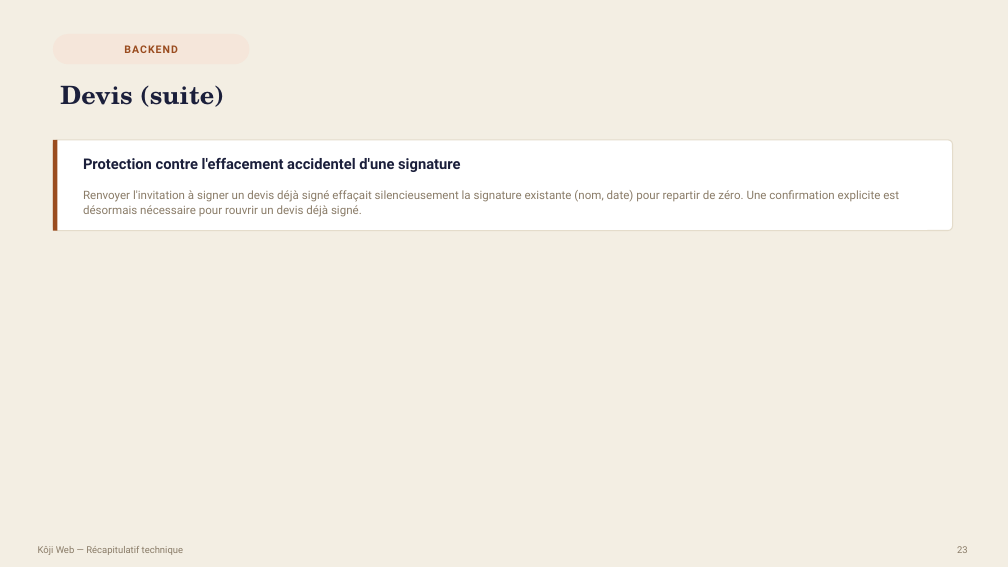
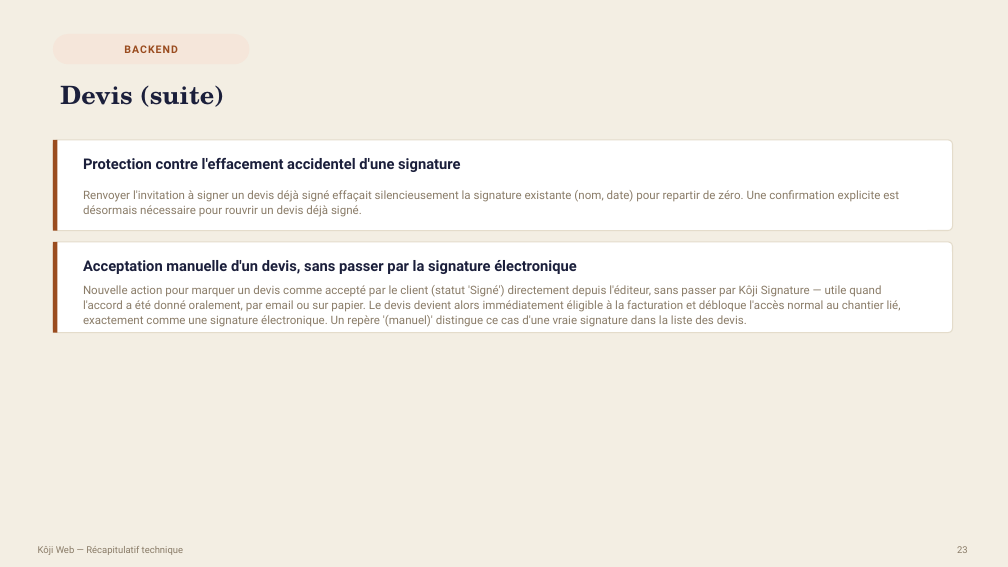
Before and after one commit to bouhouchimira-prog/web-app-Koji, a slide deck: slide 23 of docs/manager-recap/Recap-Koji-Manager.pptx. Drawn at 1008x567 pixels with LibreOffice and Linux fonts; fonts in the diff are those of the drawing. Boxes give left, top, right and bottom in pixels: in the first picture for what was removed or moved away, otherwise in the second. Text is boxed around its words. In the diff, an @@ line names an element or a change of style, - is before the commit and + after.

```diff
--- a/docs/manager-recap/Recap-Koji-Manager.pptx
+++ b/docs/manager-recap/Recap-Koji-Manager.pptx
@@ rounded rectangle added at [53,242,953,333], fill #FFFFFF, outline #E4DCCB 1 pt @@
@@ rectangle added at [53,242,57,333], fill #9A4C1F @@
@@ text added at [83,260,577,274], 14 pt, text #1B1F3B, bold @@
+Acceptation manuelle d'un devis, sans passer par la signature électronique
@@ text added at [83,285,901,327], 11 pt, text #8A7C68 @@
+Nouvelle action pour marquer un devis comme accepté par le client (statut 'Signé') directement depuis l'éditeur, sans passer par Kôji Signature — utile quand l'accord a été donné oralement, par email ou sur papier. Le devis devient alors immédiatement éligible à la facturation et débloque l'accès normal au chantier lié, exactement comme une signature électronique. Un repère '(manuel)' distingue ce cas d'une vraie signature dans la liste des devis.
```
Also in this commit, not shown: 4 other slides changed, 6 other files.
